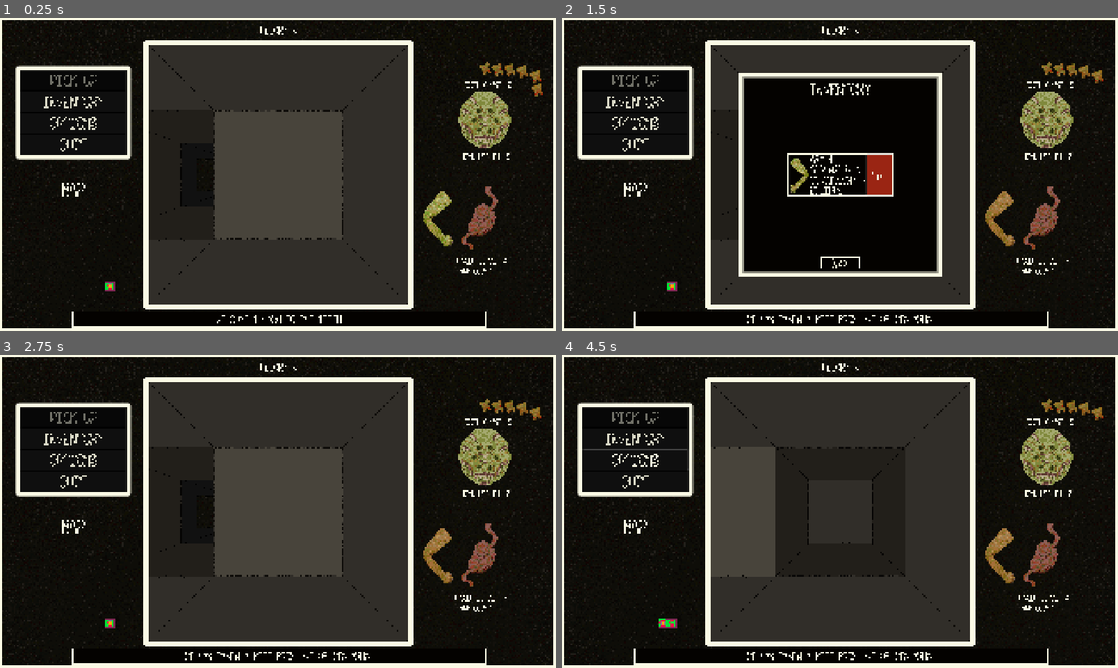
Above: before the commit, frames 1-4 (two rows, left to right).
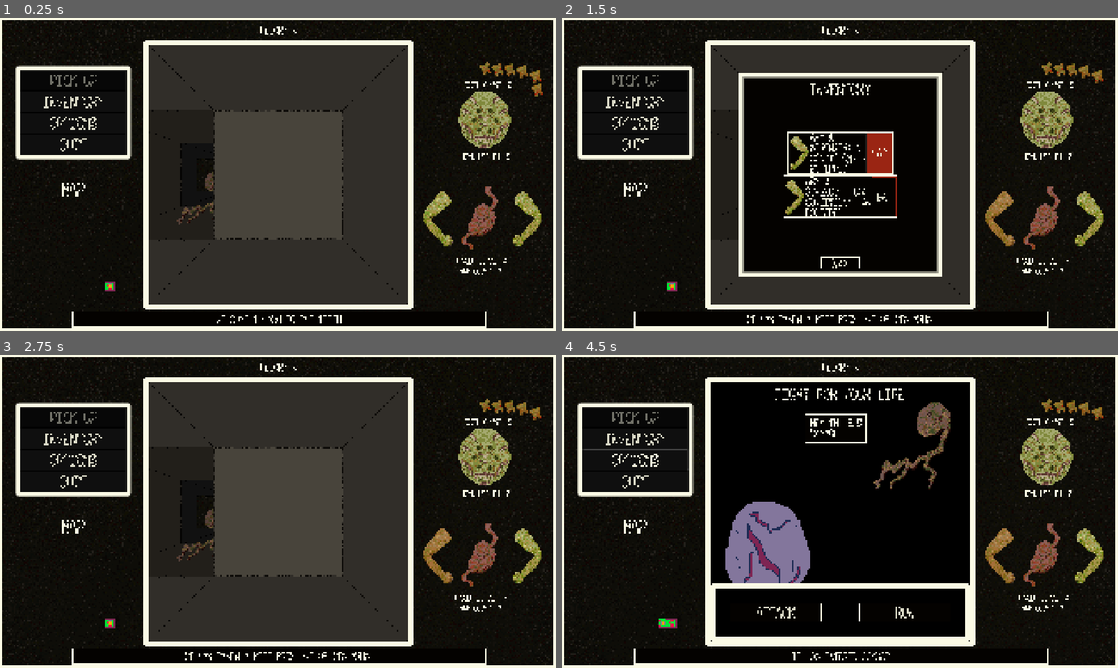
Above: after the commit, the same moments.

Repository: sym-z/arm-to-the-teeth
Game: Godot game, scene res://scenes/testing_level/testing_level.tscn
Same seed, same stepped clock (60 frames per second), same inputs: the game is played once before the commit and once after it. The project has no main scene, so this scene is started directly.
Inputs (mouse positions are in pixels of both pictures, inside the frame that each line leads up to):
- Up to frame 1 (0.25 s): no input
- Up to frame 2 (1.5 s): click "INVENTORY" at 0.5 s; click "EAT" at 1.25 s
- Up to frame 3 (2.75 s): click "BACK" at 2 s
- Up to frame 4 (4.5 s): click "OPTIONS" at 2.75 s; move the mouse to (962, 495) at 3.52 s; hold D (turn_right) 3.53-4.28 s; click (962, 495) at 3.67 s; move the mouse to (728, 527) at 4.27 s; hold S (move_back) from 4.28 s (still down)

The runs differ from the first frame. In frame 1, 0.6% of the frame differs, in the area x 31-98%, y 49-81%; in frame 2, 2.7%; in frame 3, 0.6%; in frame 4, 39%, in the area x 17-98%, y 8-98%.

Commit message:
Basic loot drop, need to implement more rare drops next

Diff:
--- a/src/prefabs/dungeon_viewport/dungeon_viewport.gd
+++ b/src/prefabs/dungeon_viewport/dungeon_viewport.gd
@@ -52,6 +52,10 @@
 
 func _on_map_map_filled():
 	refresh()
+
+func _on_player_item_partial_pickup():
+	refresh()
+
 
 func refresh():
 	refresh_viewport_2()
--- a/src/prefabs/ui/combat_viewport/combat_viewport.gd
+++ b/src/prefabs/ui/combat_viewport/combat_viewport.gd
@@ -198,7 +198,6 @@
 	change_arm_select_vis(true)
 # Refresh arm (and head) selections for combat
 func refresh_arm_selections():
-	#TODO: Call this function when an arm is fully eaten
 	# Clear out all children, if any
 	for child in arm_container.get_children():
 		child.call_deferred("queue_free")
@@ -220,7 +219,7 @@
 	## Step 2: Using the stats of the arm, let the player roll a die to attempt to hit the monster
 	attacking_arm = a
 	attacking_with_head = false
-	## TODO: Eventually, rolls considerably under the DC will hurt the arm, for now, it just misses
+	## Rolls considerably under the DC will hurt the arm
 	# Switch from viewing the arm selection screen, to the die roll screen and bring back the dialog box
 	change_arm_select_vis(false)
 	change_att_die_roller_vis(true)
@@ -241,7 +240,7 @@
 	## Step 2b: Using the stats of the head, let the player roll a die to attempt to hit the monster
 	#attacking_arm = a
 	attacking_with_head = true
-	## TODO: Eventually, rolls considerably under the DC will hurt the head or kill the player, for now, it just misses
+	## Rolls considerably under the DC will hurt the head or kill the player
 	# Switch from viewing the arm selection screen, to the die roll screen and bring back the dialog box
 	change_arm_select_vis(false)
 	change_att_die_roller_vis(true)
@@ -258,7 +257,6 @@
 	#TODO: SET LABEL TO SHOW DIFFICULTY CLASS
 
 func _on_attacking_die_roller_roll_results_ready(passed, number_rolled, dc):
-	#TODO: MAKE THIS WORK IF HEAD IS SELECTED
 	if Globals.verbose_console == true:
 		print("DIE RESULTS READY")
 	# Activate the ability for the player to check their inventory now that the roll has finished
@@ -275,14 +273,13 @@
 			check_enemy_death()
 		## Player Miss
 		else:
-			#TODO: Apply damage to condition, update inventory menu, update arm selection screen
+			## Apply damage to condition, update inventory menu, update arm selection screen
 			# Apply damage to arm's condition equal to how far the roll was under half the dc
 				# Ex: Roll = 2, DC = 10, damage_to_apply = floor(DC/2)-Roll = floor(10/2)-2 = 5-2 = 3
 			if number_rolled < floor(dc/2):
 				var damage_to_apply : int = floor(dc/2) - number_rolled
 				attacking_arm.condition -= damage_to_apply
 				# Check if arm was destroyed
-				#TODO: WHEN ARMS ARE IN UI ADJUST FRAMING BASED ON CONDITION
 				if attacking_arm.condition <= 0:
 					Log.add_log_message("IT MISSED ITS ATTACK AND ITS ARM WAS DAMAGED BEYOND USE.")
 					root_ui.arm_fully_eaten(attacking_arm)
@@ -293,14 +290,14 @@
 			else:
 				Log.add_log_message("IT MISSED ITS ATTACK.")
 	else:
-		# Head Attack
+		## Head Attack
 		## Player hit
 		if passed == true:
 			# Deal damage according to head's strength
 			opponent.curr_health -= player.head.strength
 			#TODO: Possible bonus damage for high rolls/teeth count?
 			Log.add_log_message("IT BIT FURIOUSLY AND DEALT " + str(player.head.strength) + " DAMAGE.")
-			#TODO: Deduct teeth, perhaps with a roll, would need to refresh root_ui's labels
+			#TODO: Deduct teeth, perhaps with a roll, would need to refresh root_ui's labels, and stat showcase
 			refresh_temp_labels()
 			# Check for enemy death
 			check_enemy_death()
@@ -423,19 +420,68 @@
 		var map_cell : Cell = map.world_map[combat_location]
 		# Remove enemy from map's atlas at combat_location
 		map.enemy_atlas.erase(combat_location)
+
+
 		# Make the cell empty at that location
-		map.make_cell_empty(map_cell)
+		#map.make_cell_empty(map_cell)
 		# This signal tells the viewport to refresh, tells the UI that the cell is empty, and tells the minimap to get rid of the icon at this location.
-		player.item_picked_up.emit()
+		#player.item_picked_up.emit()
+
 		# Allow the player to move
 		player.in_combat = false
+
+		drop_loot()
+		player.item_partial_pickup.emit()
+
 		if Globals.verbose_console == true:
 			print("ENEMY KILLED")
 			map.print_enemy_atlas()
 			print("THERE ARE NOW ", map.enemy_atlas.keys().size(), " ENEMIES LEFT.")
 
 func drop_loot():
-	pass
+	#TODO: Eventually factor in enemy type and floor number
+	var curr_cell : Cell = map.world_map[combat_location]
+	var loot_roll : int = randi_range(1,20)
+	var coin_flip : int = randi_range(0,1)
+	if loot_roll >= 129:
+		# Rare
+		# Great Arm / 8 Teeth
+		if coin_flip == 1:
+			pass
+		else:
+			pass
+		Log.add_log_message("THE ENEMY DROPPED RARE LOOT")
+		pass
+	elif loot_roll >= 25:
+		# Uncommon
+		# Average Arm / 5 Teeth
+		if coin_flip == 1:
+			pass
+		else:
+			pass
+		Log.add_log_message("THE ENEMY DROPPED UNCOMMON LOOT")
+		pass
+	elif loot_roll >= 20:
+		# Commmon
+		# Bad Arm / 3 Teeth
+		if coin_flip == 1:
+			pass
+		else:
+			pass
+		Log.add_log_message("THE ENEMY DROPPED COMMON LOOT")
+		pass
+	else:
+		# Trivial
+		# 1 Tooth / 2 Teeth
+		curr_cell.contents = Cell.TYPE.TOOTH
+		if coin_flip == 1:
+			curr_cell.tooth_count = 2
+		else:
+			curr_cell.tooth_count = 1
+		root_ui.mini_map.set_icon(Cell.TYPE.TOOTH, curr_cell.position)
+		Log.add_log_message("THE ENEMY DROPPED LOOT")
+	# Refresh the player's understanding of what is on the ground in front of them
+	player.check_cell_content()
 	#endregion
 #endregion
 
--- a/src/prefabs/ui/mini_map/mini_map.gd
+++ b/src/prefabs/ui/mini_map/mini_map.gd
@@ -71,6 +71,20 @@
 		add_child(curr_sprite)
 	place_player()
 
+func set_icon(type: Cell.TYPE, loc: Vector2i):
+	var icon_sprite = icons[loc]
+	match type:
+		Cell.TYPE.EXIT:
+			icon_sprite.texture = exit_icon
+		Cell.TYPE.SPAWN:
+			icon_sprite.texture = spawn_icon
+		Cell.TYPE.ARM:
+			icon_sprite.texture = arm_icon
+		Cell.TYPE.TOOTH:
+			icon_sprite.texture = tooth_icon
+		Cell.TYPE.ENEMY:
+			icon_sprite.texture = enemy_icon
+
 func clear_visualization():
 	tiles.clear()
 	icons.clear()
--- a/src/scenes/testing_level/testing_level.tscn
+++ b/src/scenes/testing_level/testing_level.tscn
@@ -51,6 +51,7 @@
 [connection signal="combat_started" from="Player" to="UI" method="_on_player_combat_started"]
 [connection signal="hunger_ticked" from="Player" to="UI" method="_on_player_hunger_ticked"]
 [connection signal="item_detected" from="Player" to="UI" method="_on_player_item_detected"]
+[connection signal="item_partial_pickup" from="Player" to="Dungeon Viewport" method="_on_player_item_partial_pickup"]
 [connection signal="item_partial_pickup" from="Player" to="UI" method="_on_player_item_partial_pickup"]
 [connection signal="item_picked_up" from="Player" to="Dungeon Viewport" method="_on_player_item_picked_up"]
 [connection signal="item_picked_up" from="Player" to="UI" method="_on_player_item_picked_up"]
--- a/src/scripts/globals.gd
+++ b/src/scripts/globals.gd
@@ -1,7 +1,7 @@
 extends Node
 
 var debug : bool = false
-var debug_combat : bool = false
+var debug_combat : bool = true
 var verbose_console : bool = false
 
 const NORTH : int = 8
